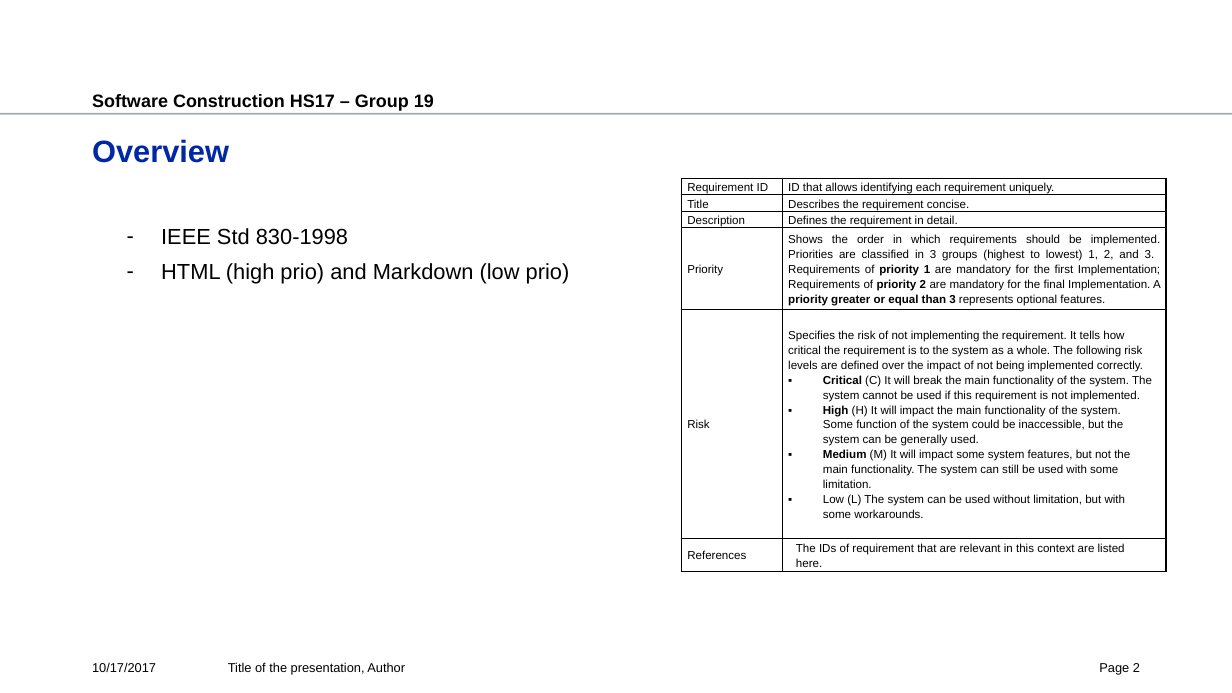
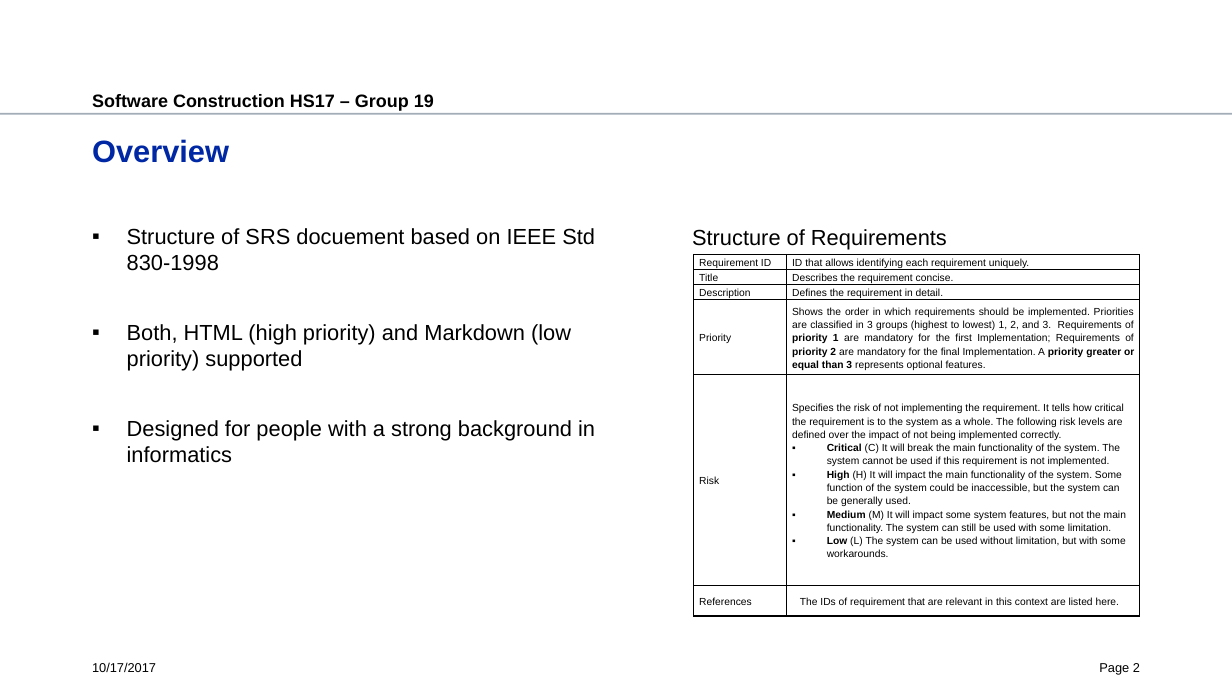
Before and after one commit to eesati/html-library, a slide deck: slide 2 of documents/assignment-1.pptx. Drawn at 1232x693 pixels with LibreOffice and Linux fonts; fonts in the diff are those of the drawing; background and template pictures are left out. Boxes give left, top, right and bottom in pixels: in the first picture for what was removed or moved away, otherwise in the second. Text is boxed around its words. In the diff, an @@ line names an element or a change of style, - is before the commit and + after.

```diff
--- a/documents/assignment-1.pptx
+++ b/documents/assignment-1.pptx
@@ text at <box>127,228,595,463</box>: text changed @@
-  – IEEE Std 830-1998
-  – HTML (high prio) and Markdown (low prio)
+▪ Structure of SRS docuement based on IEEE Std 830-1998
+▪ Both, HTML (high priority) and Markdown (low priority) supported
+▪ Designed for people with a strong background in informatics
@@ text added at <box>692,229,947,249</box>, 17 pt, text #000000 @@
+Structure of Requirements
@@ table at <box>694,254,1141,616</box> @@
@@ size 9 to 8 pt @@
@@ bold on in "Low" @@
@@ table: place and size @@
-table at <box>682,178,1166,571</box>
+table at <box>694,254,1141,616</box>
@@ text removed at <box>228,662,405,674</box> @@
-Title of the presentation, Author
```
Also in this commit, not shown: 4 other slides changed.
